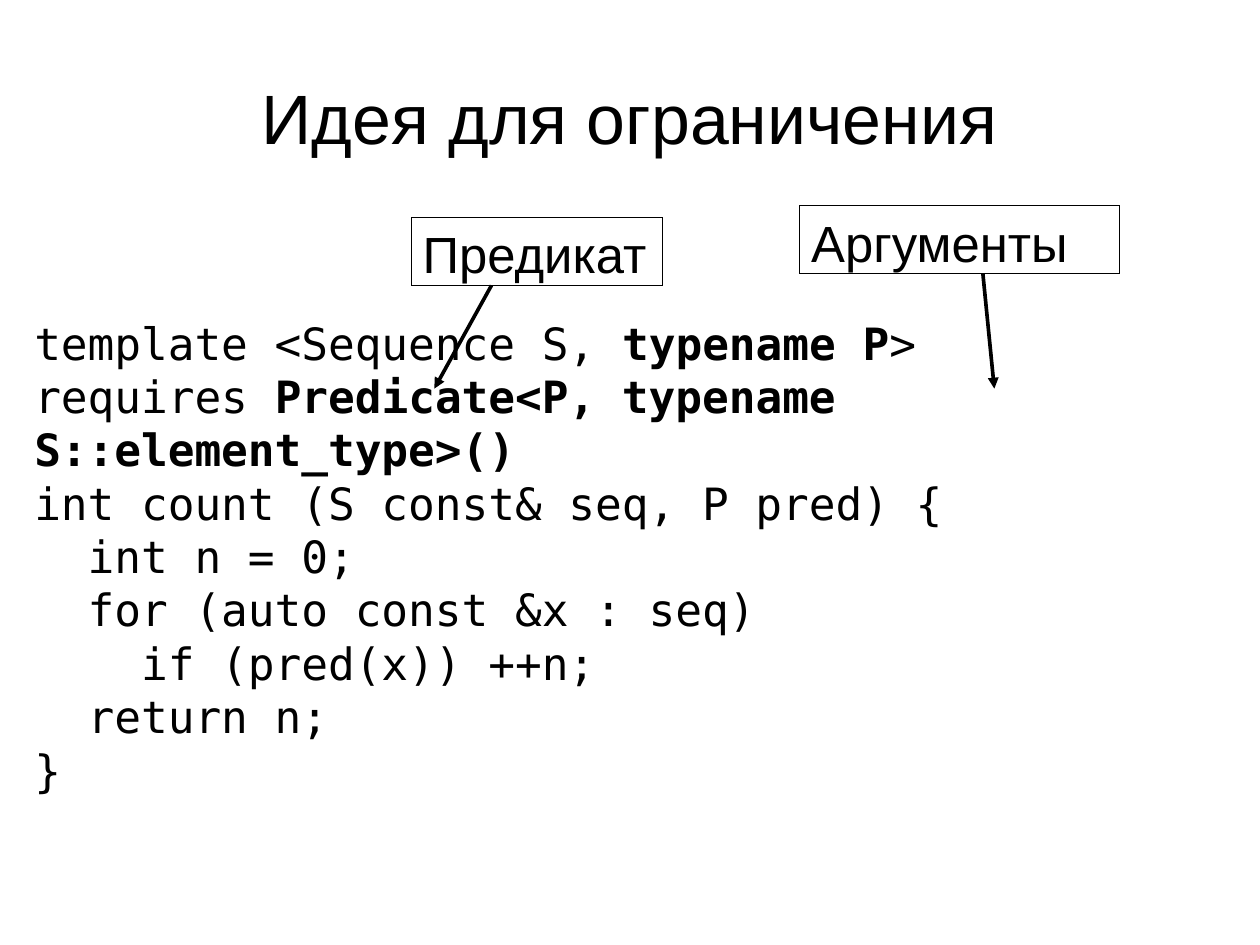
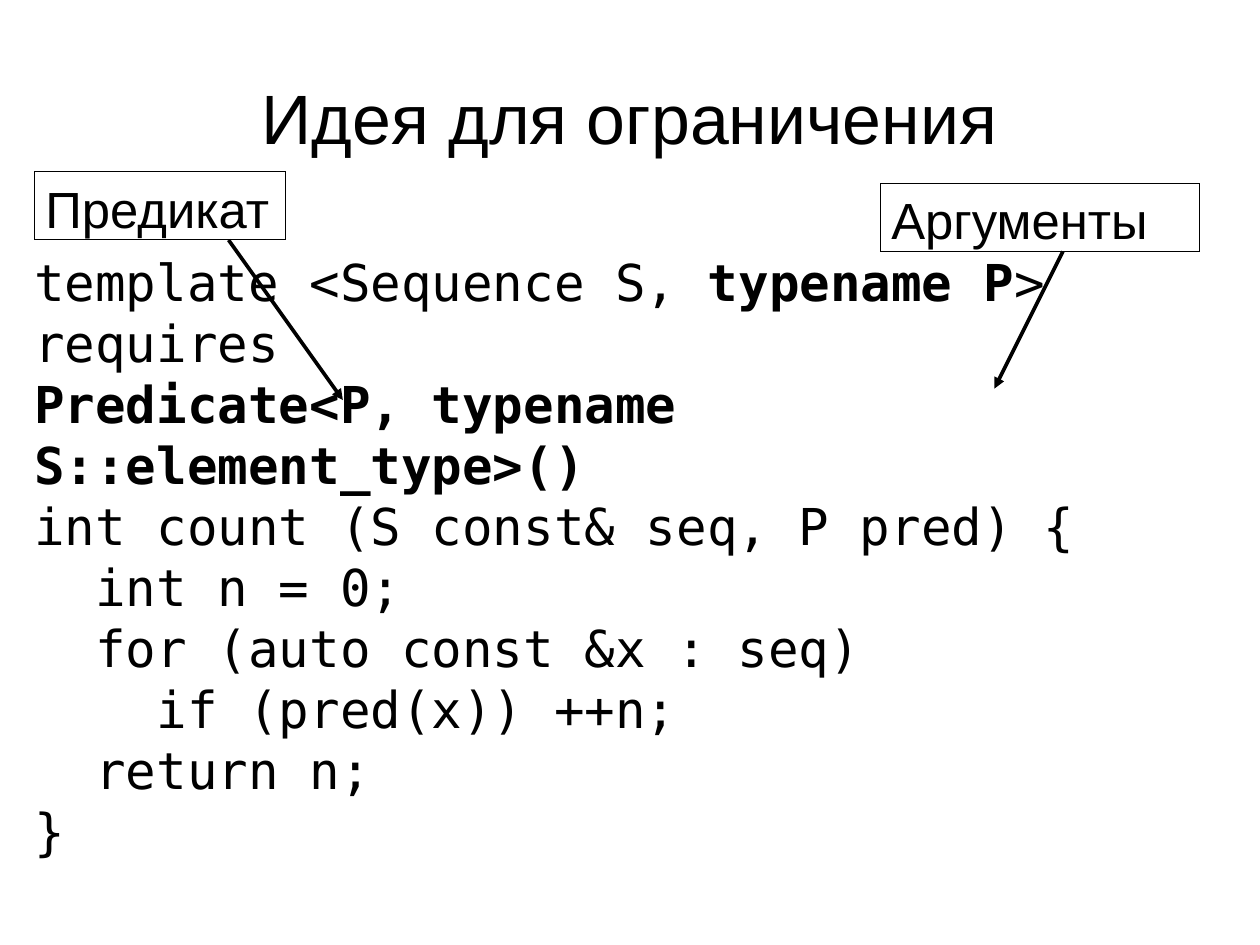
Before and after one commit to MIPT-ILab/cpp-lects-rus, a slide deck: slide 54 of cpp_code/concepts-talk/concepts.odp (slide 48 before the commit). Drawn at 1260x945 pixels with LibreOffice and Linux fonts; fonts in the diff are those of the drawing. Boxes give left, top, right and bottom in pixels: in the first picture for what was removed or moved away, otherwise in the second. Text is boxed around its words. In the diff, an @@ line names an element or a change of style, - is before the commit and + after.

```diff
--- a/cpp_code/concepts-talk/concepts.odp
+++ b/cpp_code/concepts-talk/concepts.odp
@@ rectangle "Предикат": place and size @@
-rectangle "Предикат" at (412, 217, 663, 286)
+rectangle "Предикат" at (34, 172, 286, 240)
@@ rectangle "Аргументы": place and size @@
-rectangle "Аргументы" at (800, 206, 1121, 274)
+rectangle "Аргументы" at (880, 183, 1201, 252)
@@ text at (34, 260, 1045, 796): size 28 to 32 pt in "template <Sequence S, typename P>", "int count (S const& seq, P pred) ...", "int n = 0;", "for (auto const &x : seq)" and 3 more places @@
@@ arrow moved from (492, 286) - (434, 389) to (229, 240) - (343, 400) @@
@@ arrow moved from (983, 274) - (995, 389) to (1063, 252) - (995, 389) @@
@@ text at (34, 323, 677, 495): text changed; size 28 to 32 pt @@
-requires Predicate<P, typename S::element_type>()
+requires
+Predicate<P, typename S::element_type>()
```
Also in this commit, not shown: 29 other slides changed, 16 slides added, 2 slides removed, 2 other files.
